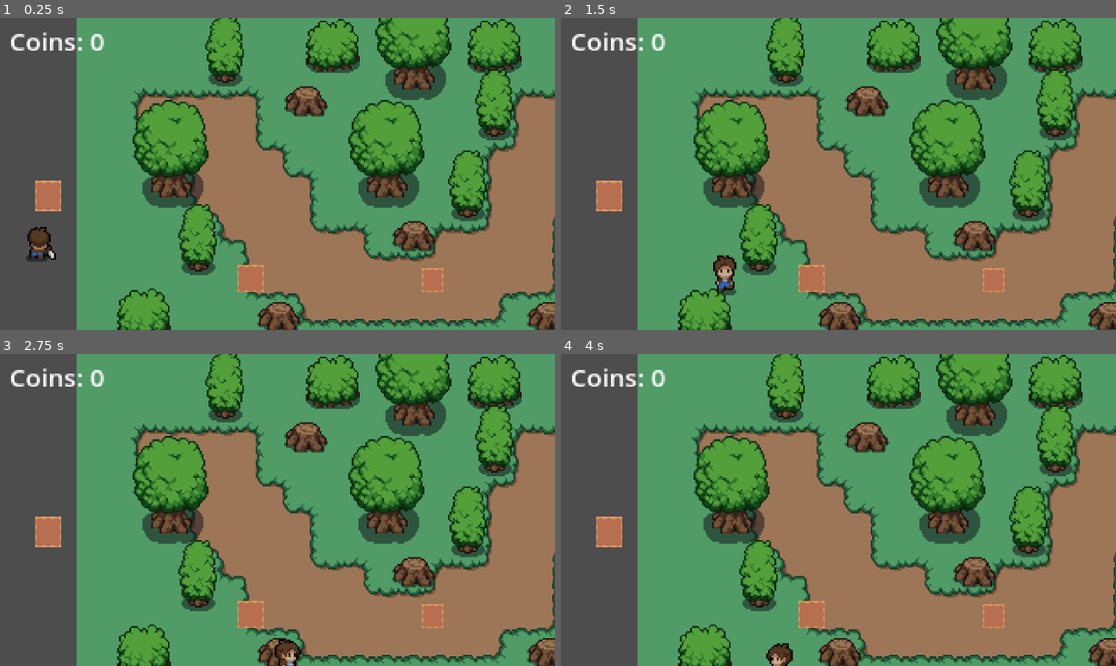
Above: before the commit, frames 1-4 (two rows, left to right).
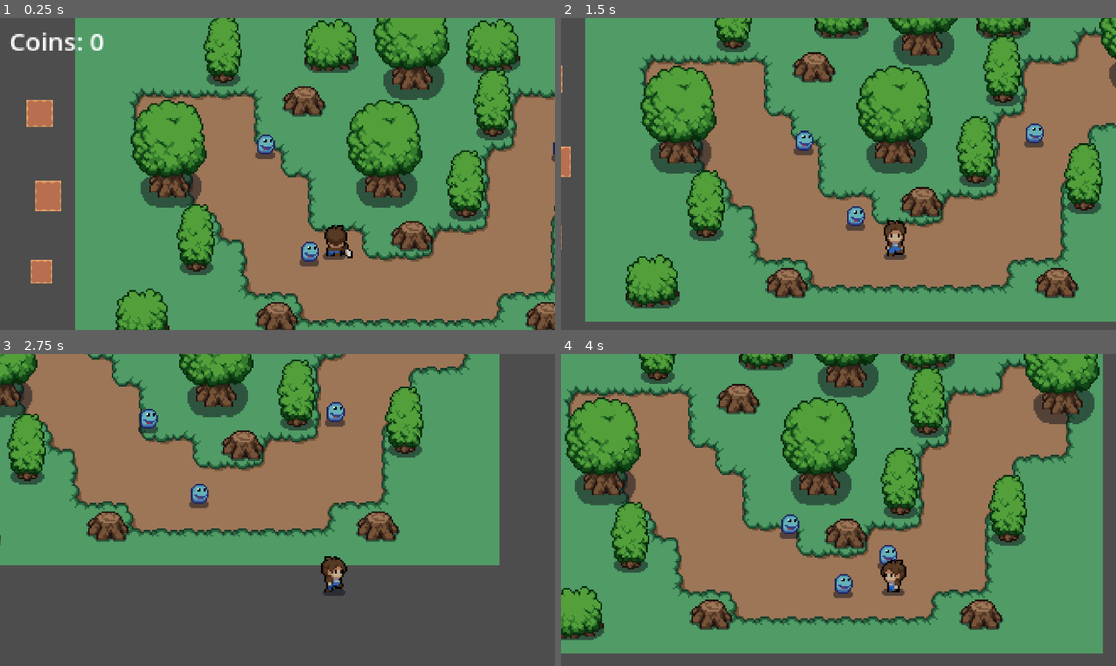
Above: after the commit, the same moments.

Repository: GalaxyRider111/Brackeys-Jam
Game: Godot game, scene res://Scenes/Game.tscn
Same seed, same stepped clock (60 frames per second), same inputs: the game is played once before the commit and once after it. This scene is started directly instead of the project's main scene.
Inputs:
- Up to frame 1 (0.25 s): no input
- Up to frame 2 (1.5 s): hold Right (ui_right) 0.53-1.28 s; hold E (interact) 0.53-1.28 s; hold Down (ui_down) from 1.28 s (still down); tap E (interact) at 1.35 s
- Up to frame 3 (2.75 s): release Down (ui_down) at 2.03 s; hold Right (ui_right) from 2.03 s (still down); hold E (interact) from 2.03 s (still down)
- Up to frame 4 (4 s): release Right (ui_right) at 2.78 s; release E (interact) at 2.78 s; hold Up (ui_up) 2.78-3.53 s; tap E (interact) at 2.85 s; hold Left (ui_left) from 3.53 s (still down); hold E (interact) from 3.53 s (still down)

The runs differ from the first frame. In frame 1, 15% of the frame differs, in the area x 2-100%, y 0-100%; in frame 2, 69%; in frame 3, 79%; in frame 4, 82%, in the area x 0-100%, y 0-100%.

Commit message:
Working enemy spawner

Diff:
--- a/Interactions/interaction_manager.gd
+++ b/Interactions/interaction_manager.gd
@@ -2,7 +2,7 @@
 
 
 
-@onready var player =get_tree().get_first_node_in_group("Player")
+@onready var player =get_tree().get_first_node_in_group("player")
 @onready var label=$Label
 
 const base_text="[E] TO "
--- /dev/null
+++ b/Scenes/Enemy_Carrot.tscn
@@ -0,0 +1,171 @@
+[gd_scene load_steps=22 format=3 uid="uid://pacrx13ix1xg"]
+
+[ext_resource type="Texture2D" uid="uid://b2nn7pfpm53rr" path="res://Assets/sprites/characters/slime.png" id="1_2kyw0"]
+[ext_resource type="Script" path="res://Scripts/enemy.gd" id="1_h0yu5"]
+
+[sub_resource type="AtlasTexture" id="AtlasTexture_fjkx5"]
+atlas = ExtResource("1_2kyw0")
+region = Rect2(0, 384, 32, 32)
+
+[sub_resource type="AtlasTexture" id="AtlasTexture_0e88x"]
+atlas = ExtResource("1_2kyw0")
+region = Rect2(32, 384, 32, 32)
+
+[sub_resource type="AtlasTexture" id="AtlasTexture_mt6me"]
+atlas = ExtResource("1_2kyw0")
+region = Rect2(64, 384, 32, 32)
+
+[sub_resource type="AtlasTexture" id="AtlasTexture_bh6lc"]
+atlas = ExtResource("1_2kyw0")
+region = Rect2(96, 384, 32, 32)
+
+[sub_resource type="AtlasTexture" id="AtlasTexture_pnuut"]
+atlas = ExtResource("1_2kyw0")
+region = Rect2(128, 384, 32, 32)
+
+[sub_resource type="AtlasTexture" id="AtlasTexture_r3qia"]
+atlas = ExtResource("1_2kyw0")
+region = Rect2(0, 32, 32, 32)
+
+[sub_resource type="AtlasTexture" id="AtlasTexture_bpkgi"]
+atlas = ExtResource("1_2kyw0")
+region = Rect2(32, 32, 32, 32)
+
+[sub_resource type="AtlasTexture" id="AtlasTexture_s52uu"]
+atlas = ExtResource("1_2kyw0")
+region = Rect2(64, 32, 32, 32)
+
+[sub_resource type="AtlasTexture" id="AtlasTexture_bv6ms"]
+atlas = ExtResource("1_2kyw0")
+region = Rect2(96, 32, 32, 32)
+
+[sub_resource type="AtlasTexture" id="AtlasTexture_tand7"]
+atlas = ExtResource("1_2kyw0")
+region = Rect2(0, 128, 32, 32)
+
+[sub_resource type="AtlasTexture" id="AtlasTexture_5lqbx"]
+atlas = ExtResource("1_2kyw0")
+region = Rect2(32, 128, 32, 32)
+
+[sub_resource type="AtlasTexture" id="AtlasTexture_gb8vd"]
+atlas = ExtResource("1_2kyw0")
+region = Rect2(64, 128, 32, 32)
+
+[sub_resource type="AtlasTexture" id="AtlasTexture_neyb4"]
+atlas = ExtResource("1_2kyw0")
+region = Rect2(96, 128, 32, 32)
+
+[sub_resource type="AtlasTexture" id="AtlasTexture_rr773"]
+atlas = ExtResource("1_2kyw0")
+region = Rect2(128, 128, 32, 32)
+
+[sub_resource type="AtlasTexture" id="AtlasTexture_xl6di"]
+atlas = ExtResource("1_2kyw0")
+region = Rect2(160, 128, 32, 32)
+
+[sub_resource type="SpriteFrames" id="SpriteFrames_ry2wo"]
+animations = [{
+"frames": [{
+"duration": 1.0,
+"texture": SubResource("AtlasTexture_fjkx5")
+}, {
+"duration": 1.0,
+"texture": SubResource("AtlasTexture_0e88x")
+}, {
+"duration": 1.0,
+"texture": SubResource("AtlasTexture_mt6me")
+}, {
+"duration": 1.0,
+"texture": SubResource("AtlasTexture_bh6lc")
+}, {
+"duration": 1.0,
+"texture": SubResource("AtlasTexture_pnuut")
+}],
+"loop": true,
+"name": &"death",
+"speed": 5.0
+}, {
+"frames": [{
+"duration": 1.0,
+"texture": SubResource("AtlasTexture_r3qia")
+}, {
+"duration": 1.0,
+"texture": SubResource("AtlasTexture_bpkgi")
+}, {
+"duration": 1.0,
+"texture": SubResource("AtlasTexture_s52uu")
+}, {
+"duration": 1.0,
+"texture": SubResource("AtlasTexture_bv6ms")
+}],
+"loop": true,
+"name": &"idle",
+"speed": 5.0
+}, {
+"frames": [{
+"duration": 1.0,
+"texture": SubResource("AtlasTexture_tand7")
+}, {
+"duration": 1.0,
+"texture": SubResource("AtlasTexture_5lqbx")
+}, {
+"duration": 1.0,
+"texture": SubResource("AtlasTexture_gb8vd")
+}, {
+"duration": 1.0,
+"texture": SubResource("AtlasTexture_neyb4")
+}, {
+"duration": 1.0,
+"texture": SubResource("AtlasTexture_rr773")
+}, {
+"duration": 1.0,
+"texture": SubResource("AtlasTexture_xl6di")
+}],
+"loop": true,
+"name": &"walk",
+"speed": 5.0
+}]
+
+[sub_resource type="CircleShape2D" id="CircleShape2D_g61ol"]
+radius = 30.0
+
+[sub_resource type="RectangleShape2D" id="RectangleShape2D_11714"]
+
+[sub_resource type="CapsuleShape2D" id="CapsuleShape2D_e6fk1"]
+radius = 6.0
+height = 14.0
+
+[node name="EnemyCarrot" type="CharacterBody2D"]
+y_sort_enabled = true
+collision_layer = 16
+collision_mask = 16
+script = ExtResource("1_h0yu5")
+
+[node name="AnimatedSprite2D" type="AnimatedSprite2D" parent="."]
+scale = Vector2(0.96875, 0.90625)
+sprite_frames = SubResource("SpriteFrames_ry2wo")
+animation = &"walk"
+offset = Vector2(0, -7)
+
+[node name="TriggerArea" type="Area2D" parent="."]
+collision_layer = 128
+collision_mask = 4
+
+[node name="CollisionShape2D" type="CollisionShape2D" parent="TriggerArea"]
+position = Vector2(0, -4)
+scale = Vector2(2.09419, 1.92)
+shape = SubResource("CircleShape2D_g61ol")
+
+[node name="hitbox" type="Area2D" parent="."]
+
+[node name="CollisionShape2D" type="CollisionShape2D" parent="hitbox"]
+position = Vector2(0, -4)
+scale = Vector2(0.860578, -0.637812)
+shape = SubResource("RectangleShape2D_11714")
+
+[node name="CollisionShape2D" type="CollisionShape2D" parent="."]
+position = Vector2(0, -4)
+shape = SubResource("CapsuleShape2D_e6fk1")
+
+[connection signal="body_entered" from="TriggerArea" to="." method="_on_trigger_area_body_entered"]
+[connection signal="body_exited" from="TriggerArea" to="." method="_on_trigger_area_body_exited"]
--- a/Scenes/Game.tscn
+++ b/Scenes/Game.tscn
@@ -1,11 +1,14 @@
-[gd_scene load_steps=11 format=3 uid="uid://bv00dois88qdj"]
+[gd_scene load_steps=14 format=3 uid="uid://bv00dois88qdj"]
 
+[ext_resource type="Script" path="res://Scripts/game.gd" id="1_2nx87"]
 [ext_resource type="Texture2D" uid="uid://bbq7nipyj5bvq" path="res://Assets/sprites/tilesets/plains.png" id="1_n638l"]
 [ext_resource type="Texture2D" uid="uid://bgi8q2o5qu2om" path="res://Assets/sprites/tilesets/grass.png" id="2_0xkty"]
 [ext_resource type="Texture2D" uid="uid://da5ep3xjbf8sg" path="res://Assets/sprites/objects/objects.png" id="3_8ynxa"]
 [ext_resource type="PackedScene" uid="uid://ircdf4urbsi6" path="res://Scenes/player.tscn" id="4_73hqg"]
 [ext_resource type="PackedScene" uid="uid://c1jmjqw1xd04u" path="res://Scenes/cropSpot.tscn" id="5_rn24v"]
 [ext_resource type="PackedScene" uid="uid://c741uk41toalv" path="res://Scenes/ShowCoins.tscn" id="6_341po"]
+[ext_resource type="PackedScene" uid="uid://pacrx13ix1xg" path="res://Scenes/Enemy_Carrot.tscn" id="7_wwq76"]
+[ext_resource type="PackedScene" uid="uid://82p6p4levh3m" path="res://Scenes/enemy_spawner.tscn" id="8_qit7k"]
 
 [sub_resource type="TileSetAtlasSource" id="TileSetAtlasSource_rfmq8"]
 texture = ExtResource("1_n638l")
@@ -116,30 +119,41 @@
 [node name="Game" type="Node2D"]
 y_sort_enabled = true
 position = Vector2(1, 0)
+script = ExtResource("1_2nx87")
+
+[node name="EnemyCarrot" parent="." instance=ExtResource("7_wwq76")]
+position = Vector2(108, 87)
+
+[node name="EnemyCarrot2" parent="." instance=ExtResource("7_wwq76")]
+position = Vector2(291, 91)
+
+[node name="EnemyCarrot3" parent="." instance=ExtResource("7_wwq76")]
+position = Vector2(132, 156)
 
 [node name="CropSpot3" parent="." instance=ExtResource("5_rn24v")]
-position = Vector2(102, 163)
+position = Vector2(-23, 65)
 scale = Vector2(0.322918, 0.333332)
 
 [node name="TileMap" type="TileMap" parent="."]
 y_sort_enabled = true
-position = Vector2(223, 97)
+position = Vector2(222, 97)
 tile_set = SubResource("TileSet_wwg7c")
 format = 2
 layer_0/name = "ground"
 layer_0/y_sort_enabled = true
+layer_0/z_index = -100
 layer_0/tile_data = PackedInt32Array(65533, 1, 0, 65534, 1, 0, 65535, 1, 0, 65532, 1, 0, 65531, 1, 0, 65530, 196608, 0, …(4368 unchanged characters)…
 layer_1/name = "trees"
 layer_1/y_sort_enabled = true
 layer_1/tile_data = PackedInt32Array(-11, 2, 5, -262138, 2, 5, 196606, 655362, 7, 393209, 655362, 7, 327683, 655362, 7, …(195 unchanged characters)…
 
 [node name="Player" parent="." instance=ExtResource("4_73hqg")]
-position = Vector2(-26, 153)
+position = Vector2(150, 152)
 scale = Vector2(1.0374, 1.03024)
 
-[node name="Camera2D" type="Camera2D" parent="."]
-position = Vector2(178, 101)
-scale = Vector2(3.0247, 2.51869)
+[node name="Camera2D" type="Camera2D" parent="Player"]
+position = Vector2(26.9906, -49.503)
+scale = Vector2(2.91565, 2.44476)
 offset = Vector2(-60, 0)
 zoom = Vector2(3.5, 3.5)
 
@@ -149,8 +163,10 @@
 scale = Vector2(0.319852, -0.371273)
 
 [node name="CropSpot2" parent="." instance=ExtResource("5_rn24v")]
-position = Vector2(210, 164)
+position = Vector2(-22, 159)
 scale = Vector2(0.260418, 0.291665)
 
 [node name="ShowCoins" parent="." instance=ExtResource("6_341po")]
 position = Vector2(-41, 11)
+
+[node name="EnemySpawner" parent="." instance=ExtResource("8_qit7k")]
--- a/Scenes/cropSpot.tscn
+++ b/Scenes/cropSpot.tscn
@@ -167,13 +167,16 @@
 [sub_resource type="CircleShape2D" id="CircleShape2D_0vsx7"]
 
 [node name="CropSpot" type="Sprite2D"]
+z_index = -5
+z_as_relative = false
 position = Vector2(1, 4.76837e-07)
 scale = Vector2(1.35417, 1.33333)
 texture = ExtResource("1_mi5s2")
 script = ExtResource("2_dd2wb")
 
 [node name="AnimatedSprite2D" type="AnimatedSprite2D" parent="."]
-z_index = 10
+z_index = -1
+z_as_relative = false
 scale = Vector2(3.00861, 3.13)
 sprite_frames = SubResource("SpriteFrames_3ypdk")
 animation = &"wheat4"
@@ -181,7 +184,7 @@
 [node name="InteractionAre" parent="." instance=ExtResource("1_lb7re")]
 scale = Vector2(1.20677, 1.3)
 collision_layer = 3
-collision_mask = 3
+collision_mask = 2
 
 [node name="CollisionShape2D" type="CollisionShape2D" parent="InteractionAre"]
 scale = Vector2(5.74988, 4.48)
--- /dev/null
+++ b/Scenes/enemy_spawner.tscn
@@ -0,0 +1,22 @@
+[gd_scene load_steps=5 format=3 uid="uid://82p6p4levh3m"]
+
+[ext_resource type="Script" path="res://Scripts/enemy_spawner.gd" id="1_jk8j5"]
+[ext_resource type="PackedScene" uid="uid://pacrx13ix1xg" path="res://Scenes/Enemy_Carrot.tscn" id="2_yqo8h"]
+[ext_resource type="Script" path="res://Scripts/spawn_info.gd" id="3_mfon2"]
+
+[sub_resource type="Resource" id="Resource_lsvkl"]
+script = ExtResource("3_mfon2")
+time_start = 1
+time_end = 60
+enemy = ExtResource("2_yqo8h")
+enemy_num = 1
+enemy_spawn_delay = 1
+
+[node name="EnemySpawner" type="Node2D"]
+script = ExtResource("1_jk8j5")
+spawns = Array[Object]([SubResource("Resource_lsvkl")])
+
+[node name="Timer" type="Timer" parent="."]
+autostart = true
+
+[connection signal="timeout" from="Timer" to="." method="_on_timer_timeout"]
--- /dev/null
+++ b/Scenes/hit_box.gd
@@ -0,0 +1,18 @@
+extends Area2D
+
+@export var damage=1
+
+@onready var collision=$CollisionShape2D
+@onready var disableTimer=$DisableHitBoxTimer
+
+# Called when the node enters the scene tree for the first time.
+func _ready() -> void:
+	pass # Replace with function body.
+
+
+# Called every frame. 'delta' is the elapsed time since the previous frame.
+func _process(delta: float) -> void:
+	pass
+
+func tempDisabled():
+	collision.call_deferred("set","disabled",true)
--- /dev/null
+++ b/Scenes/hit_box.tscn
@@ -0,0 +1,10 @@
+[gd_scene load_steps=2 format=3 uid="uid://bglndjv82lfdp"]
+
+[ext_resource type="Script" path="res://Scenes/hit_box.gd" id="1_wgrxh"]
+
+[node name="HitBox" type="Area2D" groups=["attack"]]
+script = ExtResource("1_wgrxh")
+
+[node name="CollisionShape2D" type="CollisionShape2D" parent="."]
+
+[node name="DisableHitBoxTimer" type="Timer" parent="."]
--- /dev/null
+++ b/Scenes/hurt_box.gd
@@ -0,0 +1,44 @@
+extends Area2D
+
+@export_enum("Cooldown", "HitOnce","DisableHitBox") var HurtBoxType=0
+
+@onready var collision=$CollisionShape2D
+
+@onready var disableTimer=$DisableTimer
+
+signal hurt(damage)
+
+
+
+
+
+# Called when the node enters the scene tree for the first time.
+func _ready() -> void:
+	pass # Replace with function body.
+
+
+# Called every frame. 'delta' is the elapsed time since the previous frame.
+func _process(delta: float) -> void:
+	pass
+
+
+func _on_area_entered(area: Area2D) -> void:
+	if area.is_in_group("attack"):
+		if not area.get("damage")==null:
+
+			match HurtBoxType:
+				0: #Cooldown
+					collision.call_deferred("set","disabled", true)
+					disableTimer.start()
+				1: #HitOnce
+					pass
+
+				2: #DissabledHitBox
+					if area.has_method("tempDisabled"):
+						area.tempDisabled()
+
+			var damage= area.damage
+			emit_signal("hurt", damage)
+
+func _on_disable_timer_timeout() -> void:
+	collision.call_deferred("set","disabled", false)
--- /dev/null
+++ b/Scenes/hurt_box.tscn
@@ -0,0 +1,15 @@
+[gd_scene load_steps=2 format=3 uid="uid://decjiwmwxj5tk"]
+
+[ext_resource type="Script" path="res://Scenes/hurt_box.gd" id="1_fh7xw"]
+
+[node name="HurtBox" type="Area2D"]
+script = ExtResource("1_fh7xw")
+
+[node name="CollisionShape2D" type="CollisionShape2D" parent="."]
+
+[node name="DisableTimer" type="Timer" parent="."]
+wait_time = 0.5
+one_shot = true
+
+[connection signal="area_entered" from="." to="." method="_on_area_entered"]
+[connection signal="timeout" from="DisableTimer" to="." method="_on_disable_timer_timeout"]
--- a/Scenes/player.tscn
+++ b/Scenes/player.tscn
@@ -418,13 +418,18 @@
 "speed": 5.0
 }]
 
-[sub_resource type="CircleShape2D" id="CircleShape2D_gu5mt"]
-
-[node name="Player" type="CharacterBody2D"]
+[sub_resource type="RectangleShape2D" id="RectangleShape2D_p7lck"]
+size = Vector2(19, 20)
+
+[sub_resource type="CapsuleShape2D" id="CapsuleShape2D_8p7xt"]
+radius = 5.73913
+height = 16.4134
+
+[node name="Player" type="CharacterBody2D" groups=["player"]]
 y_sort_enabled = true
 position = Vector2(1, 0)
-collision_layer = 3
-collision_mask = 3
+collision_layer = 23
+collision_mask = 147
 script = ExtResource("1_vvtua")
 
 [node name="AnimatedSprite2D" type="AnimatedSprite2D" parent="."]
@@ -433,8 +438,17 @@
 animation = &"back_attack"
 offset = Vector2(0, -20)
 
-[node name="CollisionShape2D" type="CollisionShape2D" parent="."]
-z_index = -5
-position = Vector2(2, -4)
-scale = Vector2(0.602533, 0.273226)
-shape = SubResource("CircleShape2D_gu5mt")
+[node name="hitbox" type="Area2D" parent="."]
+
+[node name="hitBoxShape" type="CollisionShape2D" parent="hitbox"]
+position = Vector2(2.5, -10)
+scale = Vector2(0.913814, 0.896819)
+shape = SubResource("RectangleShape2D_p7lck")
+
+[node name="CollisionShape2D" type="CollisionShape2D" parent="." groups=["player"]]
+position = Vector2(2, -6)
+scale = Vector2(1.02026, -0.852962)
+shape = SubResource("CapsuleShape2D_8p7xt")
+
+[connection signal="body_entered" from="hitbox" to="." method="_on_hitbox_body_entered"]
+[connection signal="body_exited" from="hitbox" to="." method="_on_hitbox_body_exited"]
--- a/Scripts/crop_spot.gd
+++ b/Scripts/crop_spot.gd
@@ -1,8 +1,7 @@
 extends Node2D
 
 @onready var interaction_area: InteractionArea=$InteractionAre
-@onready var DeathPlantTimer :=$TimerD
-@onready var GrowPlantTimer := $TimerG
+
 
 var rng = RandomNumberGenerator.new()
 
--- /dev/null
+++ b/Scripts/enemy.gd
@@ -0,0 +1,52 @@
+extends CharacterBody2D
+
+var speed=20
+var acc=1
+var player_chase=false
+var player=null
+
+
+@onready var playerr= get_tree().get_first_node_in_group("player")
+
+@onready var sprite=$AnimatedSprite2D
+
+
+# Called when the node enters the scene tree for the first time.
+func _ready() -> void:
+	pass
+
+
+# Called every frame. 'delta' is the elapsed time since the previous frame.
+func _physics_process(delta: float) -> void:
+
+	player_chase=true
+	if player_chase:
+		#position +=(player.position - position)/speed
+		var direction=  self.global_position.direction_to(playerr.global_position)
+
+		velocity= direction* speed
+
+		sprite.play("walk")
+
+	#	if player.position.x -position.x <0:
+		#	sprite.flip_h=true
+		#else:
+		#	sprite.flip_h=false
+	else:
+		velocity=Vector2.ZERO
+		sprite.play("idle")
+
+	move_and_slide()
+
+
+func _on_trigger_area_body_entered(body) -> void:
+	player_chase=true
+	player=body
+
+
+func _on_trigger_area_body_exited(body) -> void:
+	player_chase=false
+	player=null
+
+func enemy():
+	pass
--- /dev/null
+++ b/Scripts/enemy_spawner.gd
@@ -0,0 +1,66 @@
+extends Node2D
+
+@export var spawns: Array[Spawn_info]=[]
+
+@onready var player=get_tree().get_first_node_in_group("player")
+
+var time=0
+
+# Called when the node enters the scene tree for the first time.
+func _ready() -> void:
+	pass # Replace with function body.CharacterBody2D
+
+
+# Called every frame. 'delta' is the elapsed time since the previous frame.
+func _process(delta: float) -> void:
+	pass
+
+
+func _on_timer_timeout() -> void:
+	time+=1
+	var enemy_spawns= spawns
+	for i in enemy_spawns:
+		if time>i.time_start and time<i.time_end:
+			if i.enemy_spawn_counter< i.enemy_spawn_delay:
+				i.enemy_spawn_counter+=1
+			else:
+				i.enemy_spawn_counter=0
+				var new_enemy= load(str(i.enemy.resource_path))
+				var counter=0
+				while counter<i.enemy_num:
+					var enemy_spawn=new_enemy.instantiate()
+					enemy_spawn.global_position= get_random_position()
+					add_child(enemy_spawn)
+					counter+=1
+
+func get_random_position():
+	var vpr=get_viewport_rect().size * randf_range(1.1,1.4)
+	var top_left= Vector2 (player.global_position.x - vpr.x/2, player.global_position.y - vpr.y/2)
+	var top_right= Vector2 (player.global_position.x + vpr.x/2, player.global_position.y - vpr.y/2)
+	var bottom_left= Vector2 (player.global_position.x - vpr.x/2, player.global_position.y + vpr.y/2)
+	var bottom_right= Vector2 (player.global_position.x + vpr.x/2, player.global_position.y + vpr.y/2)
+
+	var pos_side=["up","down","right","left"].pick_random()
+
+	var spawn_pos1 = Vector2.ZERO
+	var spawn_pos2= Vector2.ZERO
+
+	match pos_side:
+		"up":
+			spawn_pos1 = top_left
+			spawn_pos2 = top_right
+		"down":
+			spawn_pos1 = bottom_left
+			spawn_pos2 = bottom_right
+		"right":
+			spawn_pos1 = top_right
+			spawn_pos2 = bottom_right
+		"left":
+			spawn_pos1 = top_left
+			spawn_pos2 = bottom_left
+
+
+	var x_spawn = randf_range(spawn_pos1.x, spawn_pos2.x)
+	var y_spawn= randf_range(spawn_pos1.y, spawn_pos2.y)
+
+	return Vector2(x_spawn, y_spawn)
--- /dev/null
+++ b/Scripts/game.gd
@@ -0,0 +1,17 @@
+extends Node2D
+class_name GameObj
+
+var player: Node2D
+
+# Called when the node enters the scene tree for the first time.
+func _ready() -> void:
+
+	player = get_node("Player")
+
+# Called every frame. 'delta' is the elapsed time since the previous frame.
+func _process(delta: float) -> void:
+	player = get_node("Player")
+	pass
+
+func  return_Player() -> Node2D:
+	return player
--- a/Scripts/player.gd
+++ b/Scripts/player.gd
@@ -3,7 +3,10 @@
 
 const speed = 100
 var current_dir="none"
-
+var health=100
+var attack=20
+var playerAlive=true
+var enemyAttackRange=false
 
 
 func _physics_process(delta: float) -> void:
@@ -75,3 +78,14 @@
 			anim.play("back_idle")
 		elif movement==1:
 			anim.play("back_walk")
+
+
+
+
+func _on_hitbox_body_entered(body: Node2D) -> void:
+	if body.has_method("enemy"):
+		enemyAttackRange=true
+
+
+func _on_hitbox_body_exited(body: Node2D) -> void:
+	pass # Replace with function body.
--- /dev/null
+++ b/Scripts/spawn_info.gd
@@ -0,0 +1,10 @@
+extends Resource
+class_name Spawn_info
+
+@export var time_start: int
+@export var time_end: int
+@export var enemy: Resource
+@export var enemy_num:int
+@export var enemy_spawn_delay: int
+
+var enemy_spawn_counter=0
Not shown: 1 places in Scenes/player.tscn that only renumber resources
